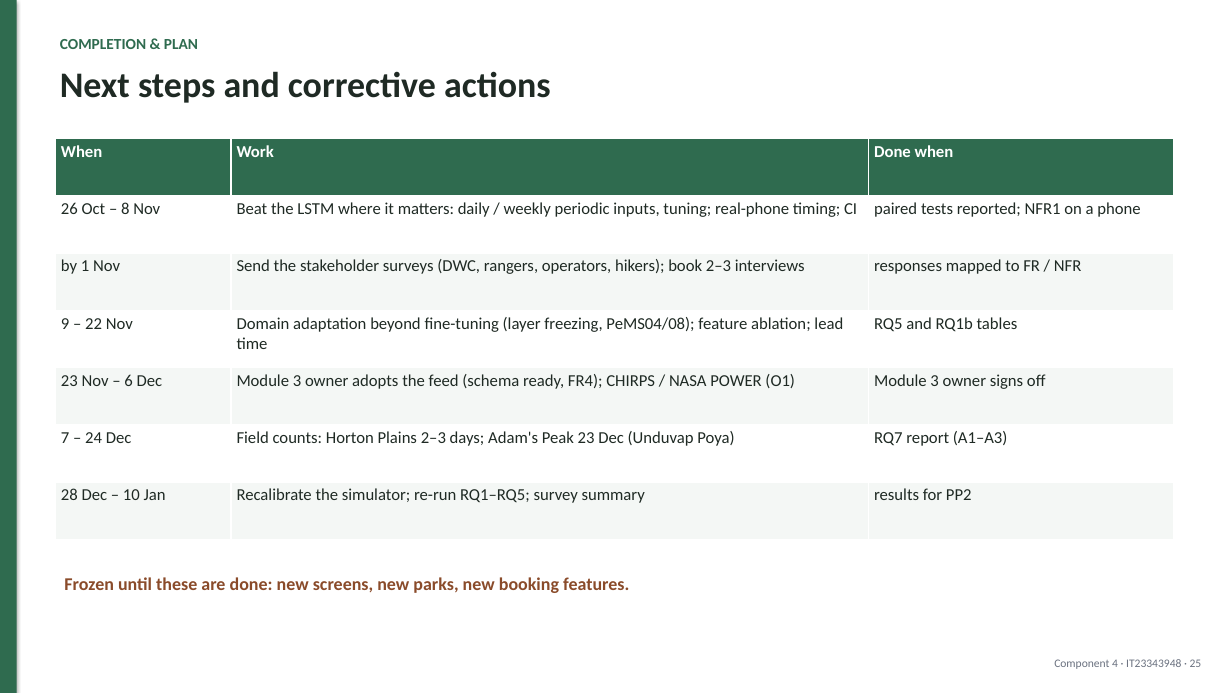
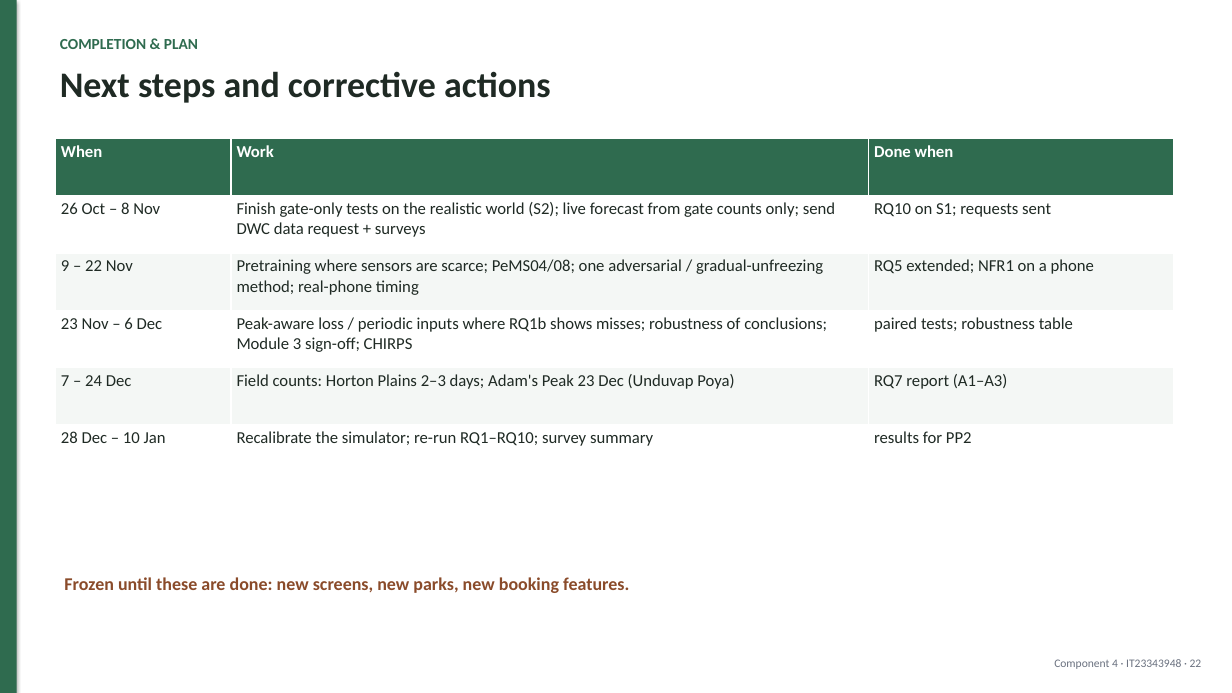
Before and after one commit to mirshadahamed/Decentralized-Hiking-AI, a slide deck: slide 22 of research/component_4/docs/slides/PP1_Component4.pptx (slide 25 before the commit). Drawn at 1232x693 pixels with LibreOffice and Linux fonts; fonts in the diff are those of the drawing. Boxes give left, top, right and bottom in pixels: in the first picture for what was removed or moved away, otherwise in the second. Text is boxed around its words. In the diff, an @@ line names an element or a change of style, - is before the commit and + after.

```diff
--- a/research/component_4/docs/slides/PP1_Component4.pptx
+++ b/research/component_4/docs/slides/PP1_Component4.pptx
@@ table at <box>55,139,1174,482</box> @@
-row 2: 26 Oct – 8 Nov | Beat the LSTM where it matters: daily / weekly periodic inputs, tuning; real-phone timing; CI | paired tests reported; NFR1 on a phone
-row 3: by 1 Nov | Send the stakeholder surveys (DWC, rangers, operators, hikers); book 2–3 interviews | responses mapped to FR / NFR
-row 4: 9 – 22 Nov | Domain adaptation beyond fine-tuning (layer freezing, PeMS04/08); feature ablation; lead time | RQ5 and RQ1b tables
-row 5: 23 Nov – 6 Dec | Module 3 owner adopts the feed (schema ready, FR4); CHIRPS / NASA POWER (O1) | Module 3 owner signs off
+row 2: 26 Oct – 8 Nov | Finish gate-only tests on the realistic world (S2); live forecast from gate counts only; send DWC data request + surveys | RQ10 on S1; requests sent
+row 3: 9 – 22 Nov | Pretraining where sensors are scarce; PeMS04/08; one adversarial / gradual-unfreezing method; real-phone timing | RQ5 extended; NFR1 on a phone
+row 4: 23 Nov – 6 Dec | Peak-aware loss / periodic inputs where RQ1b shows misses; robustness of conclusions; Module 3 sign-off; CHIRPS | paired tests; robustness table
-row 6, column 2: Recalibrate the simulator; re-run RQ1–RQ5; survey summary
+row 6, column 2: Recalibrate the simulator; re-run RQ1–RQ10; survey summary
@@ text at <box>1054,659,1202,669</box>: text changed @@
-Component 4 · IT23343948 · 25
+Component 4 · IT23343948 · 22
```
Also in this commit, not shown: 23 other slides changed, 4 slides added, 27 other files.
